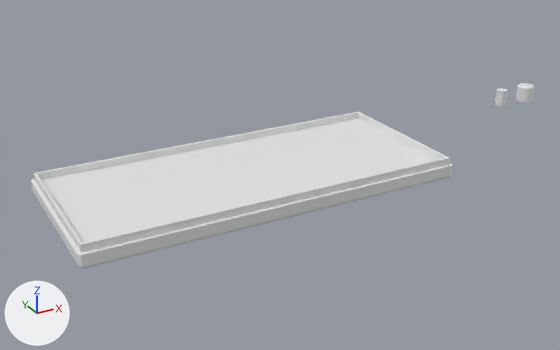
An edit to the Blender file case/v2_source.blend, drawn before and after from the same camera.
Camera for both pictures: a 50 mm lens placed at (-10.87, -22.16, 10.0), pointed at (1.43, 0.2, -1.19). Lighting does not change. The marker at lower left points along +X, +Y and +Z.

Objects in the first picture: 'case_back'.
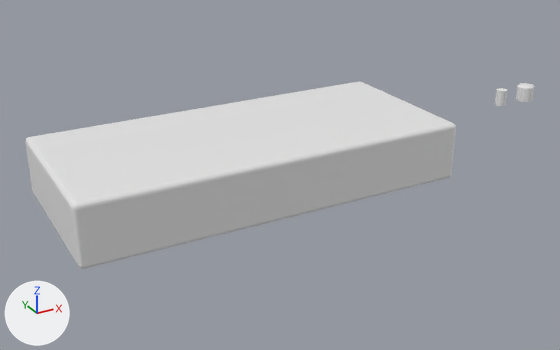
Where the newer file only moved an object's origin or applied its transform, the numbers keep the older frame.

What the commit changed:
me_cube_018 has 96 vertices, 98 faces and spans x -6.6..6.6, y -2.88..2.88, z -1.02..1.02.
me_cube_018 is used by ob_case_back; location (0.0, 0.0, -0.18); scale (1.02, 1.03, 1.0).
me_cube_018 part 1: the whole mesh is multiplied about its middle by the matrix ((1.015, 0.0, 0.0), (0.0, 1.035, 0.0), (0.0, 0.0, 1.0)).
Object 'case_front' (ob_case_front) is now shown.

Pixel boxes [x1, y1, x2, y2] of what changed, in the pictures (560 x 350 px; the box of a moved part takes in the faces that stretch with it):
'case_front', shown
    after: [25, 81, 456, 255]
part 1 of me_cube_018, moved or reshaped
    both: [31, 166, 452, 269]
